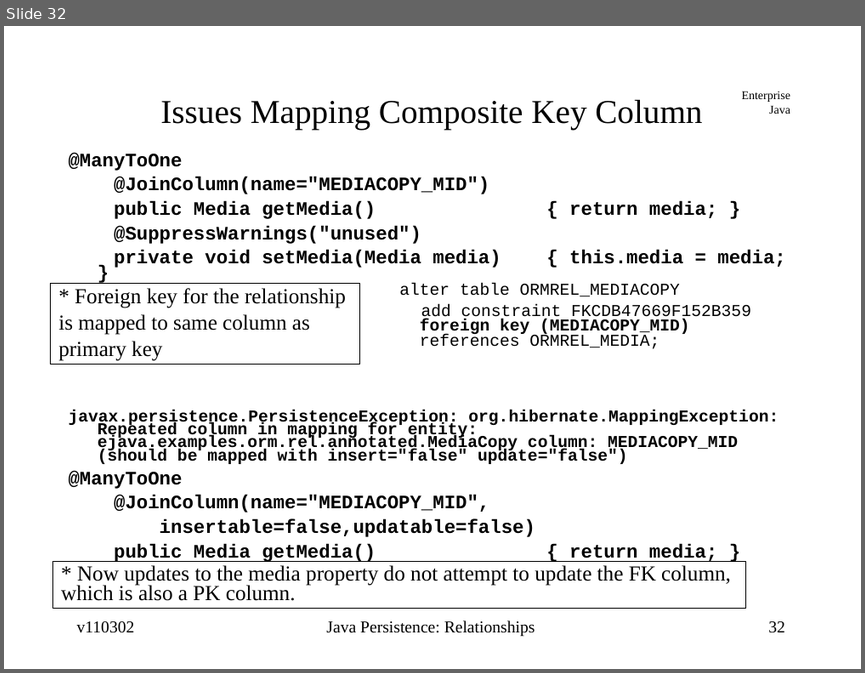
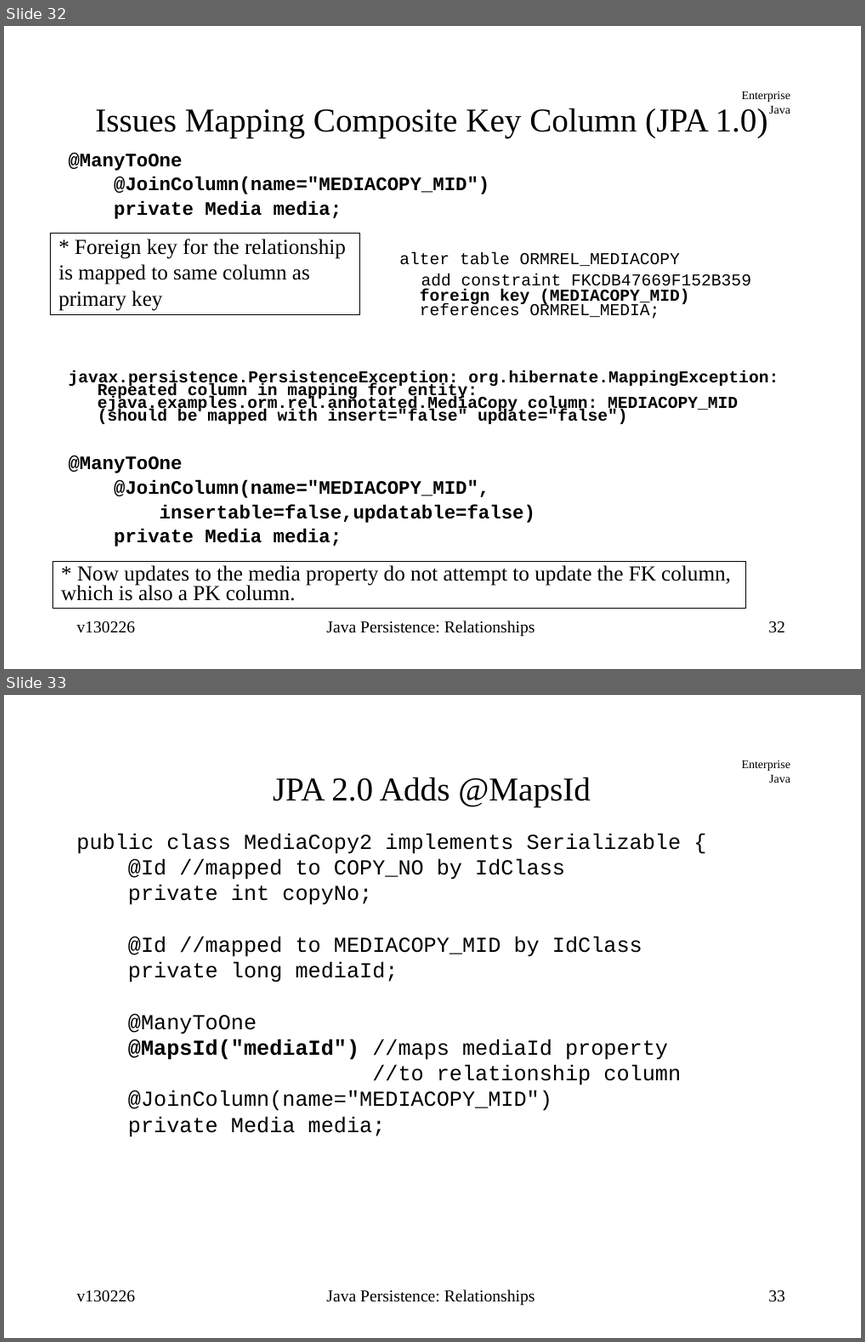
Before and after one commit to jcstaff/ejava-javaee, a slide deck: ormRelations/src/site/resources/lectures/ormRelations.ppt. Shown one above the other, each under a label of ours: slide 32 before the commit, slides 32 and 33 after it. The pictures are 865x673 and 865x1342 pixels, drawn with LibreOffice and Linux fonts; fonts in the diff are those of the drawing. Boxes give left, top, right and bottom in pixels: in the first picture for what was removed or moved away, otherwise in the second. Text is boxed around its words. In the diff, an @@ line names an element or a change of style, - is before the commit and + after.

Commit message:
added @MapsId

```diff
--- a/ormRelations/src/site/resources/lectures/ormRelations.ppt
+++ b/ormRelations/src/site/resources/lectures/ormRelations.ppt
@@ slide 33 added at <box>4,695,861,1338</box>, background #FFFFFF; not listed: 1 template element that a slide beside it also shows @@
@@ title added at <box>273,777,590,807</box>, 28 pt, text #000000 @@
+JPA 2.0 Adds @MapsId
@@ text added at <box>76,834,681,1137</box>, 18 pt, text #000000 @@
+public class MediaCopy2 implements Serializable {
+@Id //mapped to COPY_NO by IdClass
+private int copyNo;
+@Id //mapped to MEDIACOPY_MID by IdClass
+private long mediaId;
+@ManyToOne
+@MapsId("mediaId") //maps mediaId property
+//to relationship column
+@JoinColumn(name="MEDIACOPY_MID")
+private Media media;
@@ text added at <box>77,1290,136,1302</box>, 14 pt, text #000000 @@
+v130226
@@ text added at <box>326,1289,535,1305</box>, 14 pt, text #000000 @@
+Java Persistence: Relationships
@@ page number added at <box>768,1290,785,1302</box>, 14 pt, text #000000 @@
+33
@@ slide 32 changed as well @@
@@ title at <box>95,108,768,138</box>: text changed @@
-Issues Mapping Composite Key Column
+Issues Mapping Composite Key Column (JPA 1.0)
@@ text at <box>114,201,341,219</box>: text changed @@
-public Media getMedia() { return media; }
-@SuppressWarnings("unused")
-private void setMedia(Media media) { this.media = media; }
+private Media media;
@@ rectangle "* Foreign key for the ...": place and size @@
-rectangle "* Foreign key for the ..." at <box>50,283,359,364</box>
+rectangle "* Foreign key for the ..." at <box>50,233,359,315</box>
@@ text "alter table ORMREL_MEDIACOPY": place and size @@
-text "alter table ORMREL_MEDIACOPY" at <box>399,283,751,349</box>
+text "alter table ORMREL_MEDIACOPY" at <box>399,252,751,318</box>
@@ text at <box>114,528,341,546</box>: text changed @@
-public Media getMedia() { return media; }
+private Media media;
@@ text at <box>77,621,136,633</box>: text changed @@
-v110302
+v130226
```
Also in this commit, not shown: 67 other slides changed.
